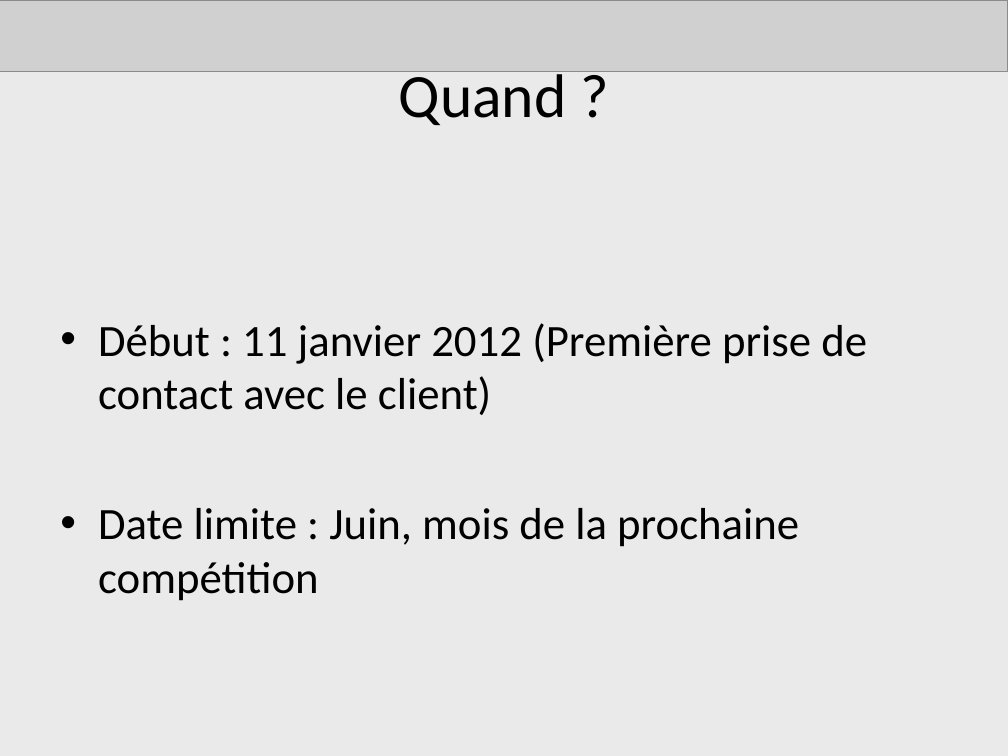
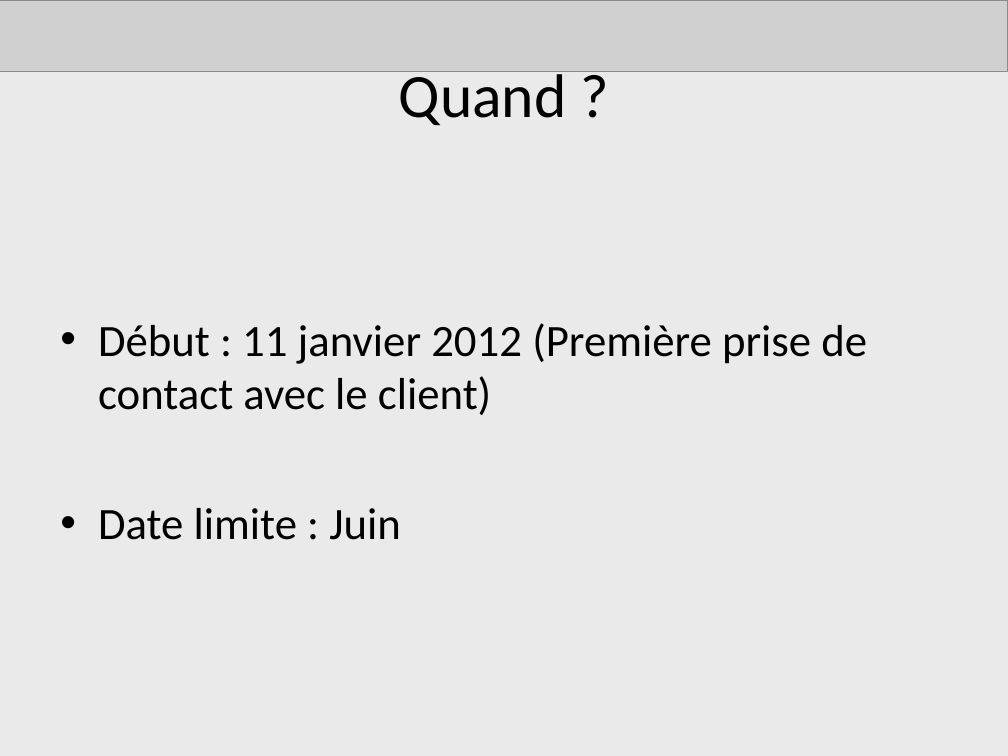
Before and after one commit to AdrienLombard/SimplePass, a slide deck: slide 6 of source/Projet Courchevel - Bilan intermédiaire.ppt (slide 5 before the commit). Drawn at 1008x756 pixels with LibreOffice and Linux fonts; fonts in the diff are those of the drawing; grey boxes stand for pictures. Boxes give left, top, right and bottom in pixels: in the first picture for what was removed or moved away, otherwise in the second. Text is boxed around its words. In the diff, an @@ line names an element or a change of style, - is before the commit and + after.

```diff
--- a/source/Projet Courchevel - Bilan intermédiaire.ppt
+++ b/source/Projet Courchevel - Bilan intermédiaire.ppt
@@ text at bbox=[98, 508, 401, 540]: text changed @@
-• Date limite : Juin, mois de la prochaine compétition
+• Date limite : Juin
```
Also in this commit, not shown: 3 other slides changed, 2 slides added.
